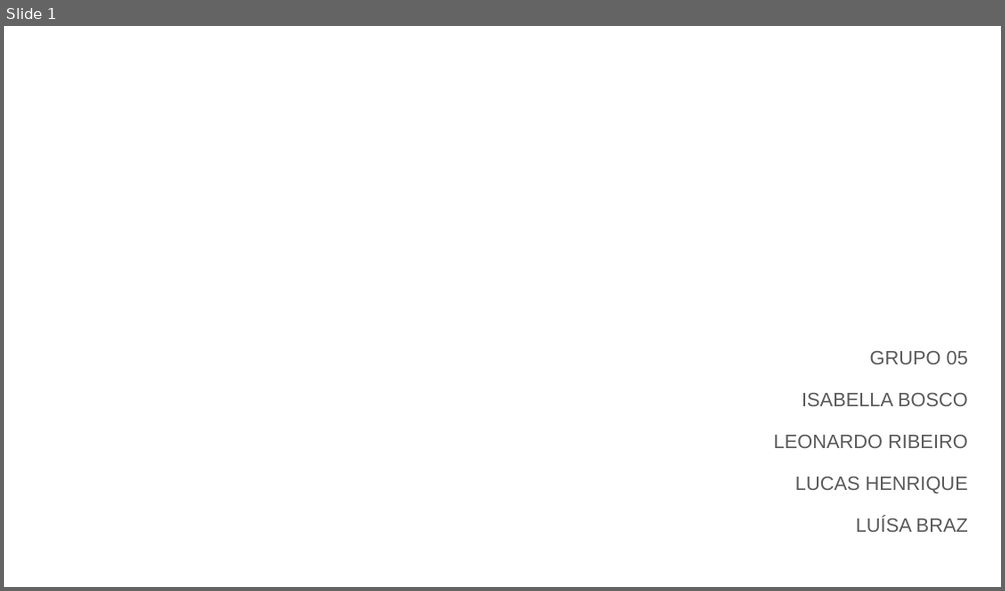
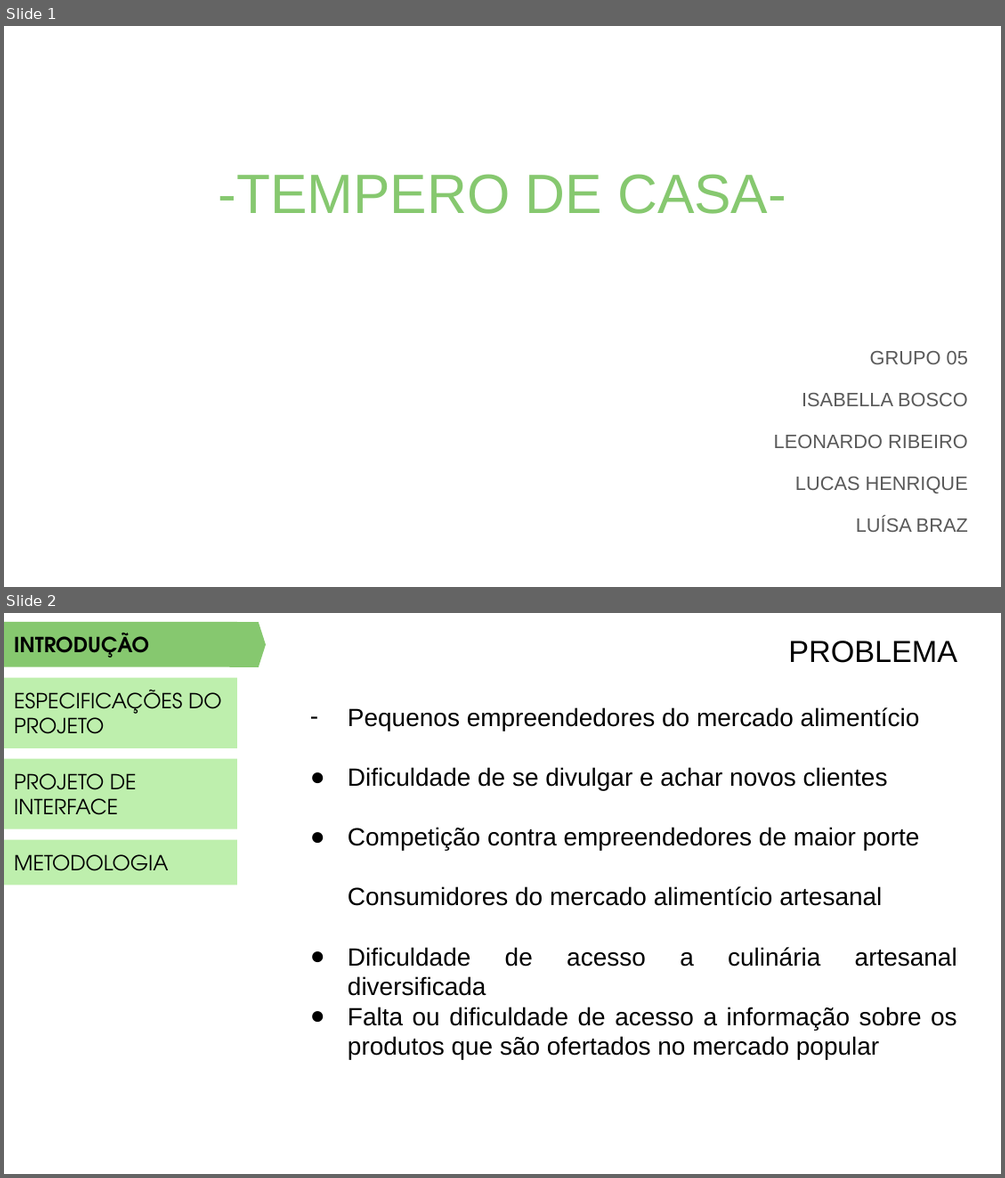
Before and after one commit to PSG-TIAPN-2022-1/psg-tiapn-2023-1-minha-avo-que-fez, a slide deck: docs/apresentacao/LANCHES DA VOVÓ.pptx. Shown one above the other, each under a label of ours: slide 1 before the commit, slides 1 and 2 after it. The pictures are 1005x591 and 1005x1178 pixels, drawn with LibreOffice and Linux fonts; fonts in the diff are those of the drawing. Boxes give left, top, right and bottom in pixels: in the first picture for what was removed or moved away, otherwise in the second. Text is boxed around its words. In the diff, an @@ line names an element or a change of style, - is before the commit and + after.

```diff
--- a/docs/apresentacao/LANCHES DA VOVÓ.pptx
+++ b/docs/apresentacao/LANCHES DA VOVÓ.pptx
@@ slide 2 added at [4, 613, 1001, 1174], background #FFFFFF @@
@@ rectangle added at [4, 622, 237, 666], fill #86C86F, 15 pt, text #000000, bold @@
+INTRODUÇÃO
@@ flow chart offpage connector added at [230, 623, 266, 667], fill #86C86F @@
@@ text added at [788, 641, 957, 663], 22 pt, text #000000 @@
+PROBLEMA
@@ rectangle added at [4, 678, 237, 748], fill #BEEFAD, 15 pt, text #000000 @@
+ESPECIFICAÇÕES DO PROJETO
@@ text added at [348, 707, 957, 1060], 18 pt, text #000000 @@
+– Pequenos empreendedores do mercado alimentício
+● Dificuldade de se divulgar e achar novos clientes
+● Competição contra empreendedores de maior porte
+Consumidores do mercado alimentício artesanal
+● Dificuldade de acesso a culinária artesanal diversificada
+● Falta ou dificuldade de acesso a informação sobre os produtos que são ofertados no mercado popular
@@ rectangle added at [4, 759, 237, 829], fill #BEEFAD, 15 pt, text #000000 @@
+PROJETO DE INTERFACE
@@ rectangle added at [4, 839, 237, 884], fill #BEEFAD, 15 pt, text #000000 @@
+METODOLOGIA
@@ slide 1 changed as well @@
@@ text added at [218, 174, 786, 214], 40 pt, text #86C86F @@
+-TEMPERO DE CASA-
```
Also in this commit, not shown: 7 other slides changed, 10 other slides added, 8 slides removed.
